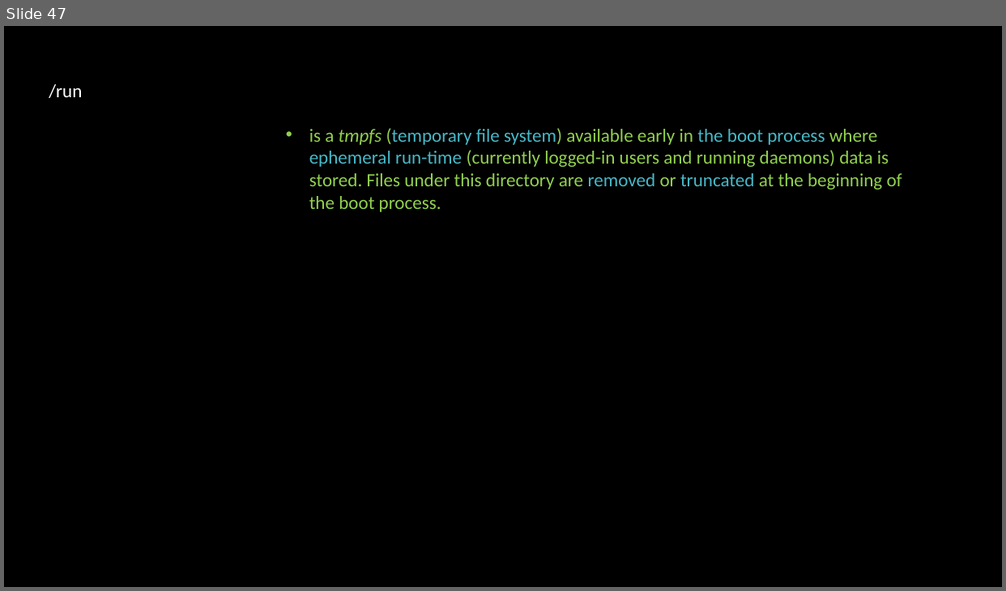
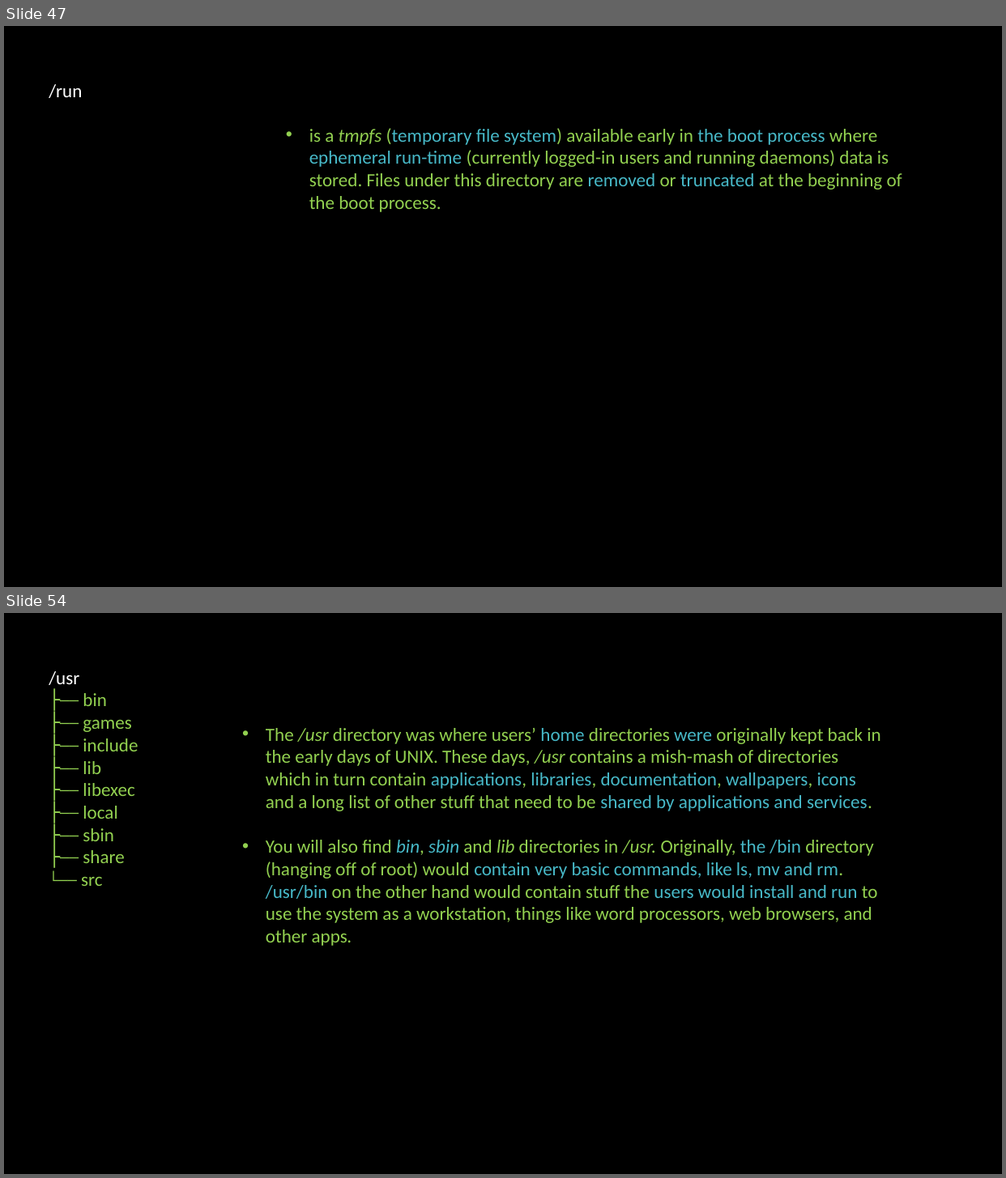
Before and after one commit to linuxfestival/introduction-to-linux-resources, a slide deck: PowerPoint/amirkabir_linux_festival.pptx. Shown one above the other, each under a label of ours: slide 47 before the commit, slides 47 and 54 after it; the slides between them are not shown. The pictures are 1006x591 and 1006x1178 pixels, drawn with LibreOffice and Linux fonts; fonts in the diff are those of the drawing. Boxes give left, top, right and bottom in pixels: in the first picture for what was removed or moved away, otherwise in the second. Text is boxed around its words. In the diff, an @@ line names an element or a change of style, - is before the commit and + after.

```diff
--- a/PowerPoint/amirkabir_linux_festival.pptx
+++ b/PowerPoint/amirkabir_linux_festival.pptx
@@ slide 54 added at box(4, 613, 1002, 1174), background #000000 @@
@@ text added at box(49, 671, 138, 886), 18 pt, text #92D050 @@
+/usr
+├── bin
+├── games
+├── include
+├── lib
+├── libexec
+├── local
+├── sbin
+├── share
+└── src
@@ text added at box(266, 728, 880, 946), 18 pt, text #92D050 @@
+• The /usr directory was where users’ home directories were originally kept back in the early days of UNIX. These days, /usr contains a mish-mash of directories which in turn contain applications, libraries, documentation, wallpapers, icons and a long list of other stuff that need to be shared by applications and services.
+• You will also find bin, sbin and lib directories in /usr. Originally, the /bin directory (hanging off of root) would contain very basic commands, like ls, mv and rm. /usr/bin on the other hand would contain stuff the users would install and run to use the system as a workstation, things like word processors, web browsers, and other apps.
```
Also in this commit, not shown: 3 slides changed, 6 other slides added.
